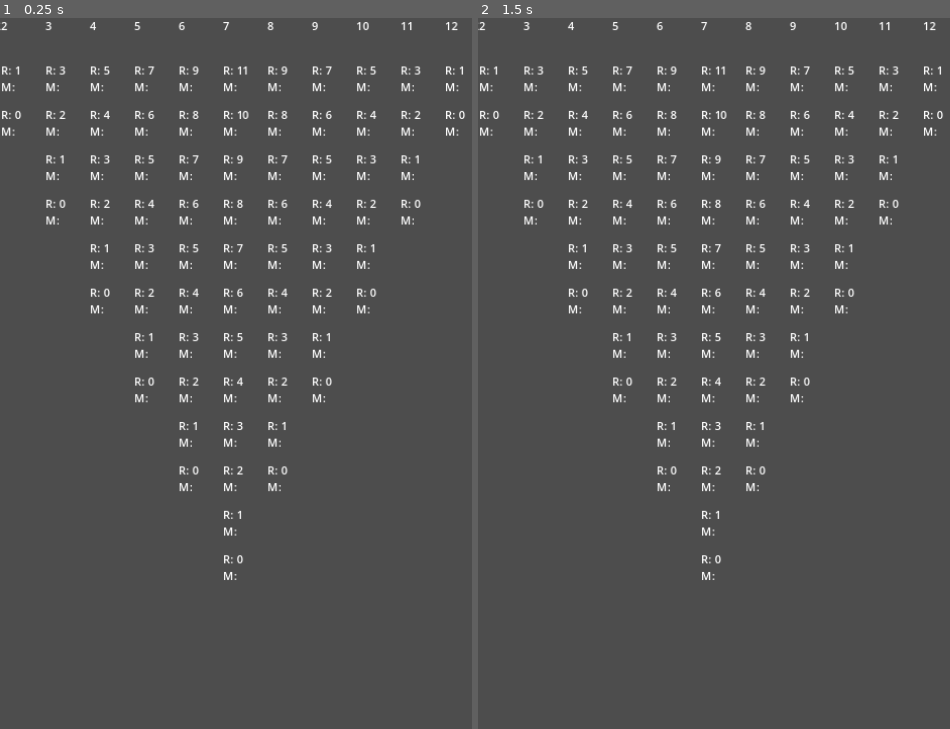
Above: before the commit, frames 1-2 (left to right).
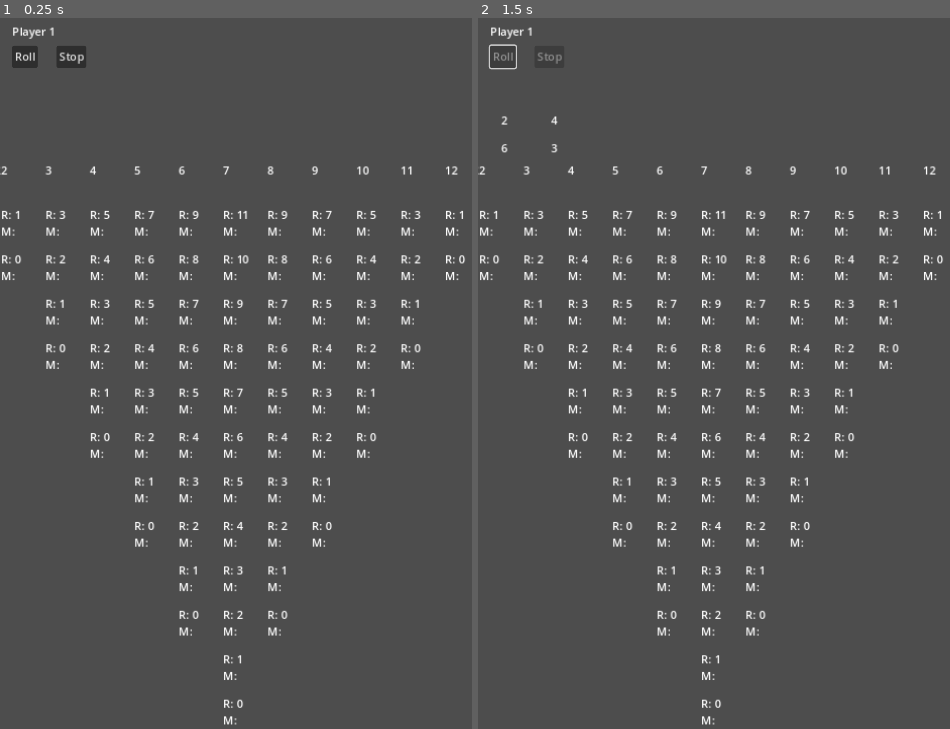
Above: after the commit, the same moments.

Repository: cheezypoofs/cantstop
Game: Godot game, scene res://scenes/Main.tscn
Same seed, same stepped clock (60 frames per second), same inputs: the game is played once before the commit and once after it. Before the commit the project starts from res://scenes/Board.tscn. The engine's default icon, where the game draws it, is replaced by a stand-in: a white triangle on a blue panel in a dark square.
Inputs (mouse positions are in pixels of both pictures, inside the frame that each line leads up to):
- Up to frame 1 (0.25 s): no input
- Up to frame 2 (1.5 s): click (501, 53) at 0.5 s, where only the run after the commit has a clickable "Roll"; tap Enter at 1.25 s

The runs differ from the first frame. In frame 1, 7.5% of the frame differs, in the area x 0-99%, y 0-100%; in frame 2, 7.3%.

Commit message:
refactor to use models

Diff:
--- /dev/null
+++ b/models/Board.gd
@@ -0,0 +1,23 @@
+extends Node
+class_name Board
+
+const LANE_MIN = 2
+const LANE_MAX = 12
+
+var lanes = []:
+	get:
+		return lanes
+
+func lane_for_value(v: int) -> Lane:
+	assert(v >= LANE_MIN && v <= LANE_MAX)
+	return self.lanes[v - LANE_MIN]
+
+func init() -> Board:
+	for n in range(LANE_MIN, LANE_MAX+1):
+		var lane: Lane = load("res://models/Lane.gd").new()
+		lane.init(n)
+		self.lanes.append(lane)
+	return self
+
+func _ready():
+	assert(len(lanes) != 0)
--- /dev/null
+++ b/models/Die.gd
@@ -0,0 +1,16 @@
+extends Node
+class_name Die
+
+signal die_rolled
+
+const MIN_VALUE: int = 1
+const MAX_VALUE: int = 6
+const INVALID_VALUE: int = 0
+
+var value: int = INVALID_VALUE:
+	get:
+		return value
+
+func roll() -> void:
+	self.value = randi_range(MIN_VALUE, MAX_VALUE)
+	emit_signal("die_rolled")
--- /dev/null
+++ b/models/Lane.gd
@@ -0,0 +1,33 @@
+extends Node
+class_name Lane
+
+var gdspace = preload("res://models/Space.gd")
+
+var value: int = 0:
+	get:
+		return value
+
+var spaces = []:
+	get:
+		return spaces
+
+func player_space(player: Player) -> Space:
+	for space in self.spaces:
+		if space.has_marker_for(player):
+			return space
+	return null
+
+func init(value: int) -> Lane:
+	self.value = value
+	var num: int = 12-(2*(abs(7-value)))
+
+	# Create the Space instances
+	for i in range(num):
+		var new_space: Space = gdspace.new()
+		new_space.init(i)
+		self.spaces.append(new_space)
+
+	return self
+
+func _ready():
+	assert(self.value != 0)
--- a/scripts/Marker.gd
+++ b/models/Marker.gd
@@ -11,6 +11,3 @@
 
 func _ready():
 	assert(self.player != null)
-
-func _process(delta):
-	pass
--- a/scripts/Player.gd
+++ b/models/Player.gd
@@ -17,6 +17,3 @@
 func _ready():
 	assert(self.player_name != "")
 	assert(self.color != Color.BLACK)
-
-func _process(delta):
-	pass
--- /dev/null
+++ b/models/Space.gd
@@ -0,0 +1,33 @@
+extends Node
+class_name Space
+
+var markers = []:
+	get:
+		return markers
+
+var rank: int = -1:
+	get:
+		return rank
+
+func init(rank: int) -> Space:
+	self.rank = rank
+	return self
+
+func add_marker(marker: Marker) -> void:
+	self.markers.append(marker)
+
+func remove_marker(marker: Marker) -> Space:
+	for i in range(len(self._markers)):
+		if self.markers[i].player.player_name == marker.player.player_name:
+			self.markers.remove_at(i)
+			return self
+	return self
+
+func has_marker_for(player: Player) -> bool:
+	for m in self.markers:
+		if m.player.player_name == player.player_name:
+			return true
+	return false
+
+func _ready():
+	assert(self.rank != -1)
--- /dev/null
+++ b/models/Turn.gd
@@ -0,0 +1,23 @@
+extends Node
+class_name Turn
+
+signal pieces_used
+
+var num_cones: int = 3:
+	get:
+		return num_cones
+
+var player: Player:
+	get:
+		return player
+
+func init(player: Player) -> Turn:
+	self.player = player
+	return self
+
+func _ready() -> void:
+	assert(self.player != null)
+
+func use_cone():
+	num_cones -= 1
+	emit_signal("pieces_used")
--- a/project.godot
+++ b/project.godot
@@ -9,43 +9,61 @@
 config_version=5
 
 _global_script_classes=[{
-"base": "Node2D",
+"base": "Node",
+"class": &"ActionArea",
+"language": &"GDScript",
+"path": "res://scripts/ActionArea.gd"
+}, {
+"base": "Node",
 "class": &"Board",
 "language": &"GDScript",
-"path": "res://scripts/Board.gd"
+"path": "res://models/Board.gd"
+}, {
+"base": "Node",
+"class": &"Die",
+"language": &"GDScript",
+"path": "res://models/Die.gd"
 }, {
 "base": "Node",
 "class": &"Lane",
 "language": &"GDScript",
-"path": "res://scripts/Lane.gd"
+"path": "res://models/Lane.gd"
 }, {
 "base": "Node",
 "class": &"Marker",
 "language": &"GDScript",
-"path": "res://scripts/Marker.gd"
+"path": "res://models/Marker.gd"
 }, {
 "base": "Node",
 "class": &"Player",
 "language": &"GDScript",
-"path": "res://scripts/Player.gd"
+"path": "res://models/Player.gd"
 }, {
 "base": "Node",
 "class": &"Space",
 "language": &"GDScript",
-"path": "res://scripts/Space.gd"
+"path": "res://models/Space.gd"
+}, {
+"base": "Node",
+"class": &"Turn",
+"language": &"GDScript",
+"path": "res://models/Turn.gd"
 }]
 _global_script_class_icons={
+"ActionArea": "",
 "Board": "",
+"Die": "",
 "Lane": "",
 "Marker": "",
 "Player": "",
-"Space": ""
+"Space": "",
+"Turn": ""
 }
 
 [application]
 
 config/name="CantStop"
-run/main_scene="res://scenes/Board.tscn"
+run/main_scene="res://scenes/Main.tscn"
 config/features=PackedStringArray("4.0", "Vulkan Clustered")
 config/icon="res://icon.png"
 
--- /dev/null
+++ b/scenes/ActionArea.tscn
@@ -0,0 +1,42 @@
+[gd_scene load_steps=3 format=3 uid="uid://fgh4h5hfhbmj"]
+
+[ext_resource type="Script" path="res://scripts/ActionArea.gd" id="1_tgd8b"]
+[ext_resource type="PackedScene" uid="uid://gbalqu2x6y48" path="res://scenes/Die.tscn" id="2_bx1ov"]
+
+[node name="ActionArea" type="Node2D"]
+position = Vector2(0, 32)
+script = ExtResource("1_tgd8b")
+
+[node name="Roll" type="Button" parent="."]
+offset_right = 8.0
+offset_bottom = 8.0
+text = "Roll"
+
+[node name="Dice" type="Control" parent="."]
+offset_top = 40.0
+offset_right = 128.0
+offset_bottom = 160.0
+
+[node name="Die0" parent="Dice" instance=ExtResource("2_bx1ov")]
+position = Vector2(16, 56)
+
+[node name="Die1" parent="Dice" instance=ExtResource("2_bx1ov")]
+position = Vector2(88, 56)
+
+[node name="Die2" parent="Dice" instance=ExtResource("2_bx1ov")]
+position = Vector2(16, 96)
+
+[node name="Die3" parent="Dice" instance=ExtResource("2_bx1ov")]
+position = Vector2(88, 96)
+
+[node name="Stop" type="Button" parent="."]
+offset_left = 64.0
+offset_right = 107.0
+offset_bottom = 31.0
+text = "Stop"
+
+[node name="Player" type="Label" parent="."]
+offset_top = -32.0
+offset_right = 128.0
+offset_bottom = -9.0
+text = "???"
--- /dev/null
+++ b/scenes/Board.gd
@@ -0,0 +1,21 @@
+extends Node2D
+
+var model: Board:
+	get:
+		return model
+
+func _ready():
+	# Board and lanes are dynamically rendered by us
+	# so we insantiate the board model on scene
+	# creation.
+	# todo: Do I like this?
+	model = load("res://models/Board.gd").new()
+	model.init()
+	var lanes = model.lanes
+
+	var num_lanes = len(lanes)
+	for n in range(num_lanes):
+		var new_lane = load("res://scenes/Lane.tscn").instantiate()
+		new_lane.init(lanes[n])
+		new_lane.position = Vector2(n * 64, 0)
+		add_child(new_lane)
--- a/scenes/Board.tscn
+++ b/scenes/Board.tscn
@@ -1,6 +1,6 @@
 [gd_scene load_steps=2 format=3 uid="uid://ckesjv4x0rplb"]
 
-[ext_resource type="Script" path="res://scripts/Board.gd" id="1_ap1hu"]
+[ext_resource type="Script" path="res://scenes/Board.gd" id="1_bm4lk"]
 
 [node name="Board" type="Node2D"]
-script = ExtResource("1_ap1hu")
+script = ExtResource("1_bm4lk")
--- /dev/null
+++ b/scenes/Die.gd
@@ -0,0 +1,18 @@
+extends Node
+
+var gdmodel = preload("res://models/Die.gd")
+
+var model: Die:
+	get:
+		return model
+
+func _ready() -> void:
+	model = gdmodel.new()
+	model.connect("die_rolled", _update_value)
+	self._update_value()
+
+func _update_value() -> void:
+	if model.value == gdmodel.INVALID_VALUE:
+		$Value.text = ""
+	else:
+		$Value.text = str(self.model.value)
--- /dev/null
+++ b/scenes/Die.tscn
@@ -0,0 +1,29 @@
+[gd_scene load_steps=2 format=3 uid="uid://gbalqu2x6y48"]
+
+[sub_resource type="GDScript" id="GDScript_dqac3"]
+script/source = "extends Node
+
+var gdmodel = preload(\"res://models/Die.gd\")
+
+var model: Die:
+	get:
+		return model
+
+func _ready() -> void:
+	model = gdmodel.new()
+	model.connect(\"die_rolled\", _update_value)
+
+func _update_value() -> void:
+	# todo: eventually move to images of dice
+	if model.value == gdmodel.INVALID_VALUE:
+		$Value.text = \"\"
+	else:
+		$Value.text = str(self.model.value)
+"
+
+[node name="Die" type="Node2D"]
+script = SubResource("GDScript_dqac3")
+
+[node name="Value" type="Label" parent="."]
+offset_right = 40.0
+offset_bottom = 23.0
--- /dev/null
+++ b/scenes/Lane.gd
@@ -0,0 +1,27 @@
+extends Node
+
+var space_scene = preload("res://scenes/Space.tscn")
+var gdmodel = preload("res://models/Lane.gd")
+
+var model: Lane:
+	get:
+		return model
+
+func init(lane: Lane) -> void:
+	self.model = lane
+
+	var scenes = []
+	var spaces = self.model.spaces
+
+	# Create scenes for each space model and align them
+	# bottom to top.
+	var num_spaces: int = len(spaces)
+	for i in range(num_spaces):
+		var space_model: Space = spaces[num_spaces-i-1]
+		var new_scene = space_scene.instantiate()
+		new_scene.init(space_model)
+		new_scene.position = Vector2(0, 64 + (i * 64))
+		add_child(new_scene)
+
+func _process(delta):
+	$Value.text = str(self.model.value)
--- a/scenes/Lane.tscn
+++ b/scenes/Lane.tscn
@@ -1,6 +1,6 @@
-[gd_scene load_steps=3 format=3 uid="uid://bgbfe4ey7eldg"]
+[gd_scene load_steps=3 format=3]
 
-[ext_resource type="Script" path="res://scripts/Lane.gd" id="1_p5lr4"]
+[ext_resource type="Script" path="res://scenes/Lane.gd" id="1_p5lr4"]
 [ext_resource type="Texture2D" uid="uid://bgnrhfkwnjv" path="res://icon.png" id="2_mnoag"]
 
 [node name="Lane" type="Node2D"]
--- /dev/null
+++ b/scenes/Main.tscn
@@ -0,0 +1,14 @@
+[gd_scene load_steps=4 format=3 uid="uid://db6wy4hm0gpjx"]
+
+[ext_resource type="Script" path="res://scripts/Main.gd" id="1_23vvh"]
+[ext_resource type="PackedScene" uid="uid://ckesjv4x0rplb" path="res://scenes/Board.tscn" id="1_a0xjn"]
+[ext_resource type="PackedScene" uid="uid://fgh4h5hfhbmj" path="res://scenes/ActionArea.tscn" id="2_5hrt7"]
+
+[node name="Main" type="Node2D"]
+script = ExtResource("1_23vvh")
+
+[node name="Board" parent="." instance=ExtResource("1_a0xjn")]
+position = Vector2(0, 208)
+
+[node name="ActionArea" parent="." instance=ExtResource("2_5hrt7")]
+position = Vector2(16, 40)
--- /dev/null
+++ b/scenes/Space.gd
@@ -0,0 +1,21 @@
+extends Node
+
+var model: Space:
+	get:
+		return model
+
+func init(model: Space) -> void:
+	self.model = model
+
+func _ready():
+	# todo: hookup listeners to changes instead of using
+	# _process?
+	assert(model != null)
+
+func _process(delta):
+	var markers: String
+	for m in model.markers:
+		markers += str(m.player.color)
+
+	$Rank.text = "R: " + str(self.model.rank)
+	$Markers.text = "M: " + markers
--- a/scenes/Space.tscn
+++ b/scenes/Space.tscn
@@ -1,9 +1,9 @@
-[gd_scene load_steps=2 format=3 uid="uid://ba6xlye3y76tq"]
+[gd_scene load_steps=2 format=3 uid="uid://bt0ej8d5ibnhs"]
 
-[ext_resource type="Script" path="res://scripts/Space.gd" id="1_w277d"]
+[ext_resource type="Script" path="res://scenes/Space.gd" id="1_bsvqs"]
 
 [node name="Position" type="Node2D"]
-script = ExtResource("1_w277d")
+script = ExtResource("1_bsvqs")
 
 [node name="Rank" type="Label" parent="."]
 offset_right = 64.0
--- /dev/null
+++ b/scripts/ActionArea.gd
@@ -0,0 +1,49 @@
+extends Node
+class_name ActionArea
+
+signal choice_stop
+signal choice_rolled
+
+var current_player: Player = null :
+	get:
+		return current_player
+	set(p):
+		current_player = p
+		$Player.text = p.player_name
+
+var die_values: Array :
+	get:
+		return [
+			$Dice/Die0.model.value,
+			$Dice/Die1.model.value,
+			$Dice/Die2.model.value,
+			$Dice/Die3.model.value,
+		]
+
+func _ready():
+	$Roll.disabled = true
+	$Stop.disabled = true
+
+	$Roll.connect("pressed", self._on_roll)
+	$Stop.connect("pressed", self._on_stop)
+
+func prompt_roll_or_stop():
+	$Roll.disabled = false
+	$Stop.disabled = false
+
+func _on_roll():
+	print_debug("roll clicked")
+	$Roll.disabled = true
+	$Stop.disabled = true
+
+	$Dice/Die0.model.roll()
+	$Dice/Die1.model.roll()
+	$Dice/Die2.model.roll()
+	$Dice/Die3.model.roll()
+	emit_signal("choice_rolled")
+
+func _on_stop():
+	print_debug("stop clicked")
+	$Roll.disabled = true
+	$Stop.disabled = true
+	emit_signal("choice_stop")
--- a/scripts/Board.gd
+++ /dev/null
@@ -1,29 +0,0 @@
-extends Node2D
-class_name Board
-
-const LANE_MIN = 2
-const LANE_MAX = 12
-
-var _lanes = []
-
-func lane_for_value(v: int) -> Lane:
-	assert(v >= LANE_MIN && v <= LANE_MAX)
-	return self._lanes[v - LANE_MIN]
-
-func _ready():
-	for n in range(LANE_MIN, LANE_MAX+1):
-		var new_lane: Lane = load("res://scenes/Lane.tscn").instantiate()
-		new_lane.init(n)
-		self._lanes.append(new_lane)
-		new_lane.position = Vector2((n-LANE_MIN) * 64, 0)
-		add_child(new_lane)
-
-	#var p1: Player = load("res://scripts/Player.gd").new()
-	#p1.set_player_name("pickles")
-	#p1.set_player_color(Color.RED)
-
-	#self.lane_for_value(4).
-
-
-func _process(delta):
-	pass
--- a/scripts/Lane.gd
+++ /dev/null
@@ -1,44 +0,0 @@
-extends Node
-class_name Lane
-
-const space_scene = preload("res://scenes/Space.tscn")
-
-var value: int = 0:
-	get:
-		return value
-
-var num_positions: int:
-	get:
-		return len(self._spaces)
-
-var _spaces = []
-
-func player_space(player: Player) -> Space:
-	for space in self._spaces:
-		if space.has_marker_for(player):
-			return space
-	return null
-
-func init(value: int) -> Lane:
-	self.value = value
-	var num: int = 12-(2*(abs(7-value)))
-
-	# Create the Space instances
-	for i in range(num):
-		var new_space: Space = space_scene.instantiate()
-		new_space.init(i)
-		self._spaces.append(new_space)
-
-	# Align them bottom to top
-	for i in range(num):
-		var space: Space = self._spaces[num-i-1]
-		add_child(space)
-		space.position = Vector2(0, 64 + (i * 64))
-
-	return self
-
-func _ready():
-	assert(self.value != 0)
-
-func _process(delta):
-	get_node("Value").text = str(self.value)
--- /dev/null
+++ b/scripts/Main.gd
@@ -0,0 +1,47 @@
+extends Node2D
+
+const gdturn = preload("res://models/Turn.gd")
+
+var _players = []
+var _current: int = -1
+
+func _ready():
+	var aa: ActionArea = $ActionArea
+	aa.connect("choice_stop", self._player_stopped)
+	aa.connect("choice_rolled", self._player_rolled)
+
+	var p1: Player = load("res://models/Player.gd").new()
+	p1.init("Player 1", Color.BLUE)
+	self._players.append(p1)
+
+	var p2: Player = load("res://models/Player.gd").new()
+	p2.init("Player 2", Color.GREEN)
+	self._players.append(p2)
+
+	self._to_next_player()
+
+func _to_next_player() -> void:
+	var aa: ActionArea = $ActionArea
+
+	self._current += 1
+	if self._current >= len(self._players):
+		self._current = 0
+
+	var player: Player = self._players[self._current]
+	var turn: Turn = gdturn.new()
+	turn.init(player)
+
+	aa.current_player = player
+	aa.prompt_roll_or_stop()
+
+func _player_stopped() -> void:
+	# todo: capture cones. move markers.
+	# todo: advance to next player
+
+	self._to_next_player()
+
+func _player_rolled() -> void:
+	var aa: ActionArea = $ActionArea
+	print_debug("dice=", aa.die_values)
+
+	# todo: all the things
--- a/scripts/Space.gd
+++ /dev/null
@@ -1,42 +0,0 @@
-extends Node
-class_name Space
-
-var _markers = []
-
-var rank: int = -1:
-	get:
-		return rank
-
-func init(rank: int) -> Space:
-	self.rank = rank
-	return self
-
-func add_marker(marker: Marker) -> Space:
-	self._markers.append(marker)
-	return self
-
-func remove_marker(marker: Marker) -> Space:
-	for i in range(len(self._markers)):
-		if self._markers[i].player.player_name == marker.player.player_name:
-			self._markers.remove_at(i)
-			return self
-	return self
-
-func has_marker_for(player: Player) -> bool:
-	for m in self._markers:
-		if m.player.player_name == player.player_name:
-			return true
-	return false
-
-# Called when the node enters the scene tree for the first time.
-func _ready():
-	assert(self.rank != -1)
-
-# Called every frame. 'delta' is the elapsed time since the previous frame.
-func _process(delta):
-	var markers: String
-	for m in self._markers:
-		markers += str(m.player.color)
-
-	get_node("Rank").text = "R: " + str(self.rank)
-	get_node("Markers").text = "M: " + markers
